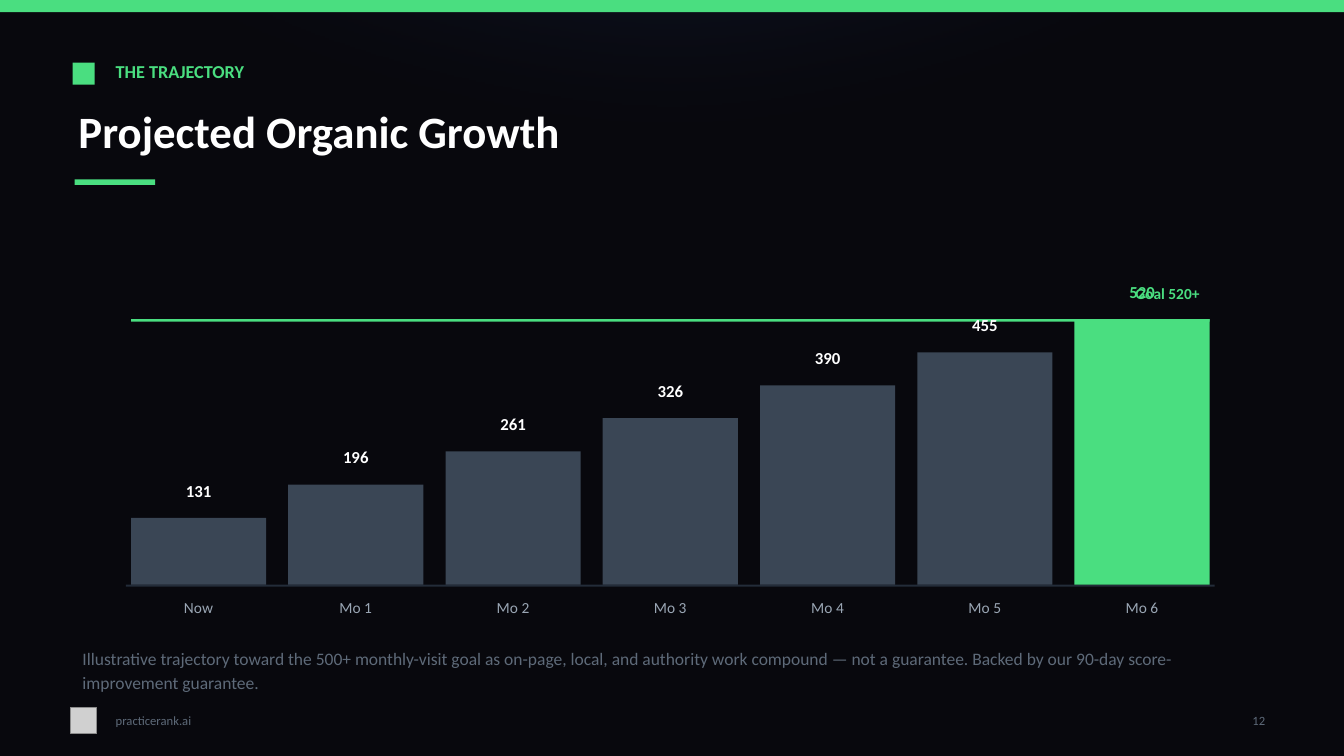
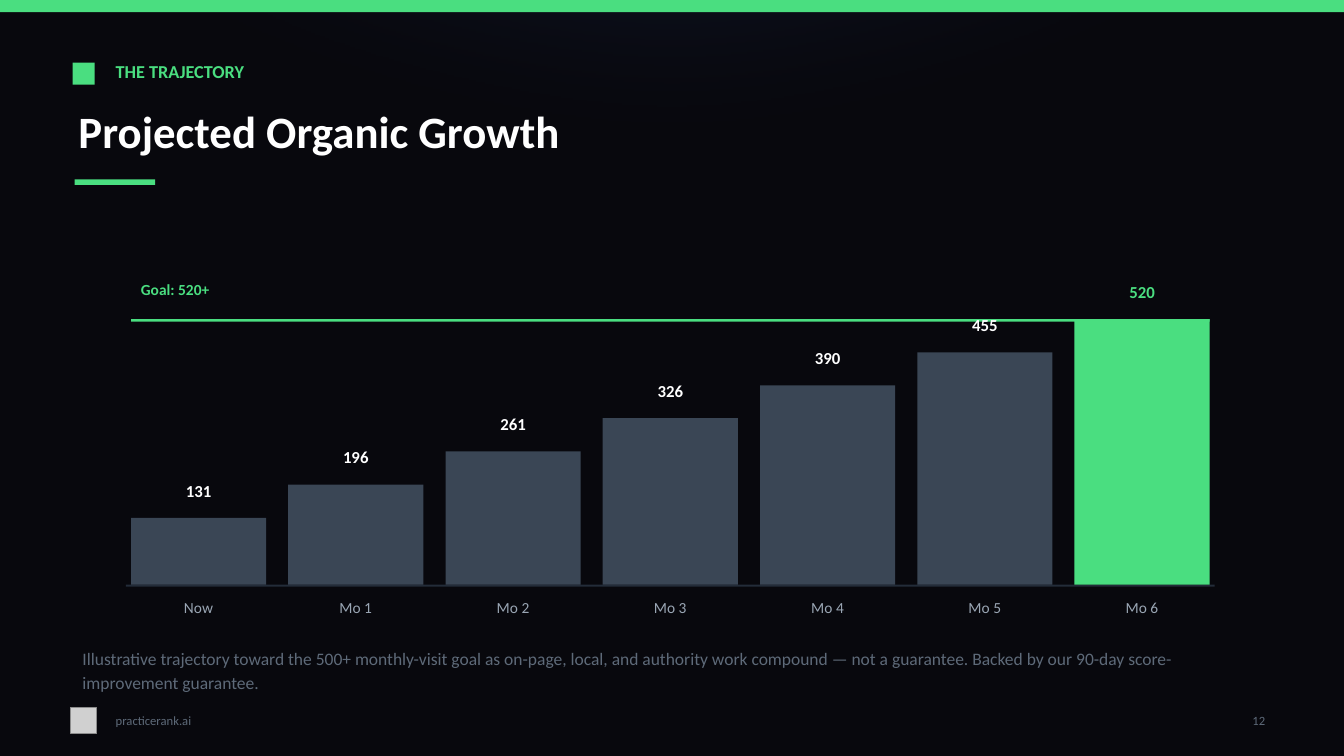
Before and after one commit to sathvik-vadlakunta/inCentivee, a slide deck: slide 12 of deliverables/PracticeRank-SEO-Strategy-Paradigm-Experts.pptx. Drawn at 1344x756 pixels with LibreOffice and Linux fonts; fonts in the diff are those of the drawing; grey boxes stand for pictures. Boxes give left, top, right and bottom in pixels: in the first picture for what was removed or moved away, otherwise in the second. Text is boxed around its words. In the diff, an @@ line names an element or a change of style, - is before the commit and + after.

Commit message:
deck: fix growth-chart label overlap (move 'Goal' label to top-left, off the Mo 6 bar)

```diff
--- a/deliverables/PracticeRank-SEO-Strategy-Paradigm-Experts.pptx
+++ b/deliverables/PracticeRank-SEO-Strategy-Paradigm-Experts.pptx
@@ text at (141,284,209,295): text changed @@
-Goal 520+
+Goal: 520+
```
Also in this commit, not shown: 1 other file.
